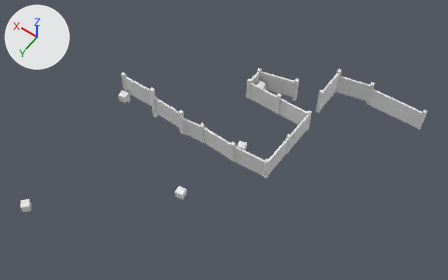
The OBJ model res/scene.obj, before and after one commit.
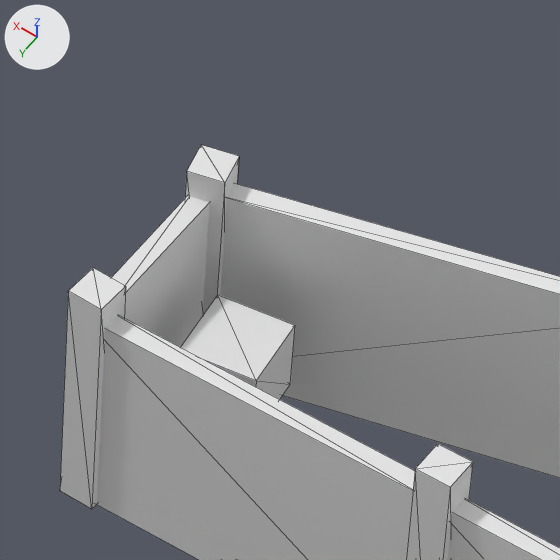
There are two pictures of each version: one whole from a camera (50 mm lens) standing at (-106.3, 149.8, 224.4) and looking at (-7.1, 11.0, 6.2), one close up on the part from 54% to 64% of the width and 20% to 37% of the height. The lights are fixed; the arrows at upper left show +X, +Y and +Z. The close-ups show mesh edges as thin lines. Where no turn or scale is listed for an object, it has been applied to the vertices.

Objects in the first close-up: 'Cube_Cube.006'.
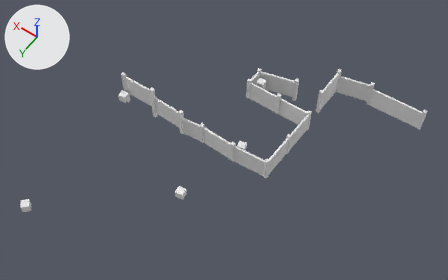
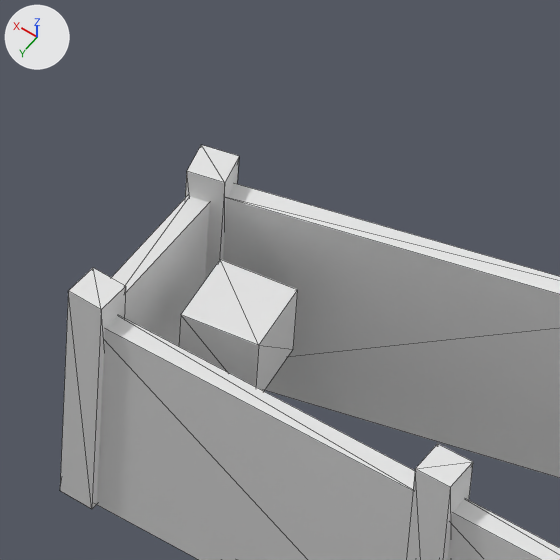
The change in detail:
me_cube_cube_006 has 292 vertices, 414 faces and spans x -73.5..52.2, y -59.4..87.5, z -8.0..13.2.
me_cube_cube_006 is used by ob_cube_cube_006; location (0.0, 0.0, 0.0).
me_cube_cube_006 part 1: the loose piece of 8 vertices spanning x -1.6..2.3, y -32.8..-28.8, z -2.2..1.4 is moved by (0.0, 0.0, 2.1).

Boxes (x1, y1, x2, y2) around the edits, measured in the close-ups (560 x 560 px; the box of a moved part takes in the faces that stretch with it):
part 1 of me_cube_cube_006, moved or reshaped: before (181, 295, 295, 399); after (179, 259, 298, 391)
